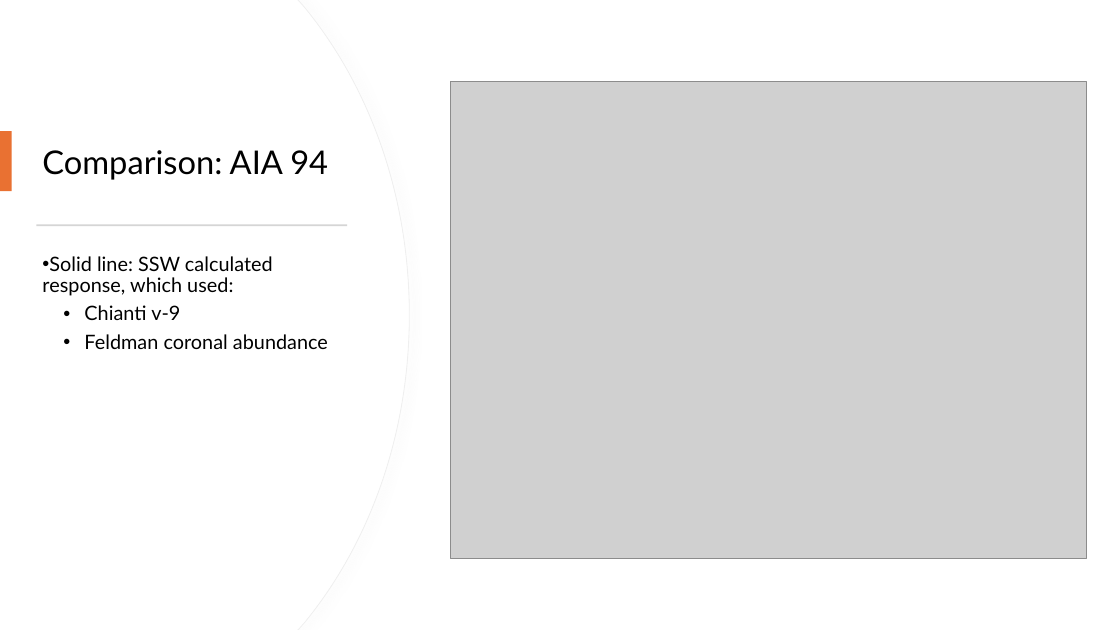
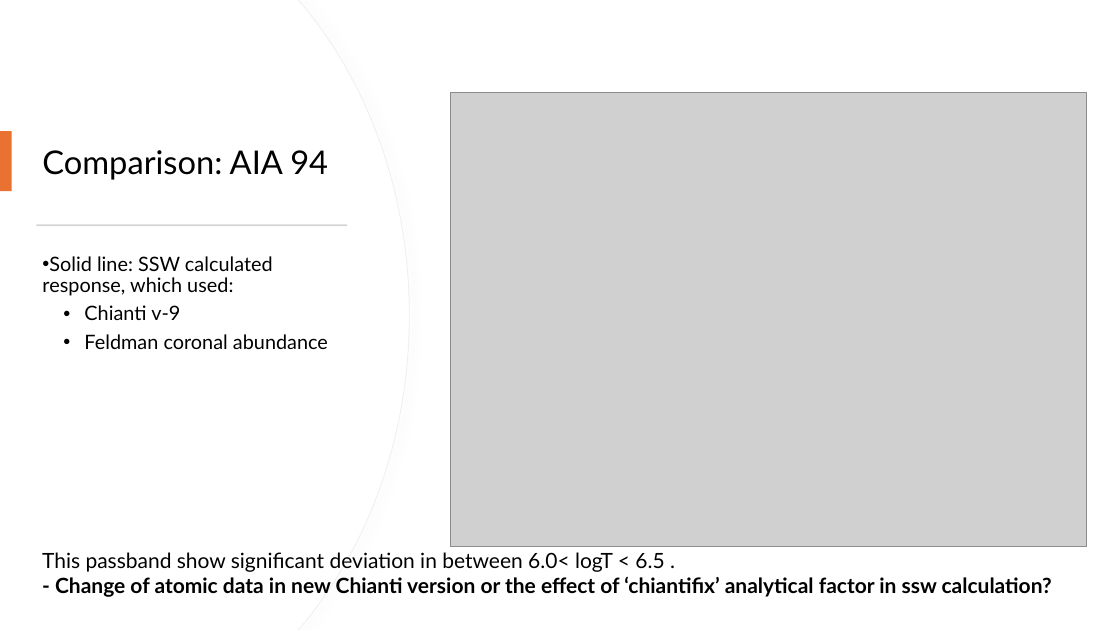
Before and after one commit to biswajitmb/Chianti_AIA_response, a slide deck: slide 2 of AIA_response_functions.pptx. Drawn at 1120x630 pixels with LibreOffice and Linux fonts; fonts in the diff are those of the drawing; grey boxes stand for pictures. Boxes give left, top, right and bottom in pixels: in the first picture for what was removed or moved away, otherwise in the second. Text is boxed around its words. In the diff, an @@ line names an element or a change of style, - is before the commit and + after.

```diff
--- a/AIA_response_functions.pptx
+++ b/AIA_response_functions.pptx
@@ picture: place and size @@
-picture at (450,82,1086,559)
+picture at (450,92,1086,547)
@@ text added at (42,552,1052,597), 18 pt, text #000000, bold @@
+This passband show significant deviation in between 6.0< logT < 6.5 .
+- Change of atomic data in new Chianti version or the effect of ‘chiantifix’ analytical factor in ssw calculation?
```
Also in this commit, not shown: 7 other slides changed, 19 other files.
